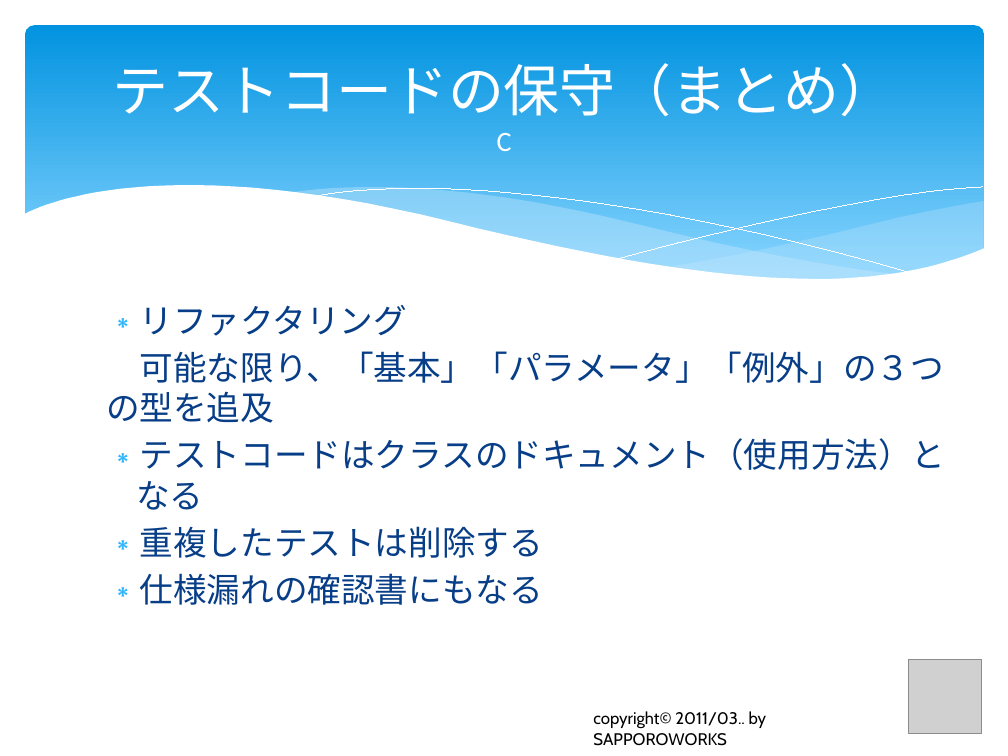
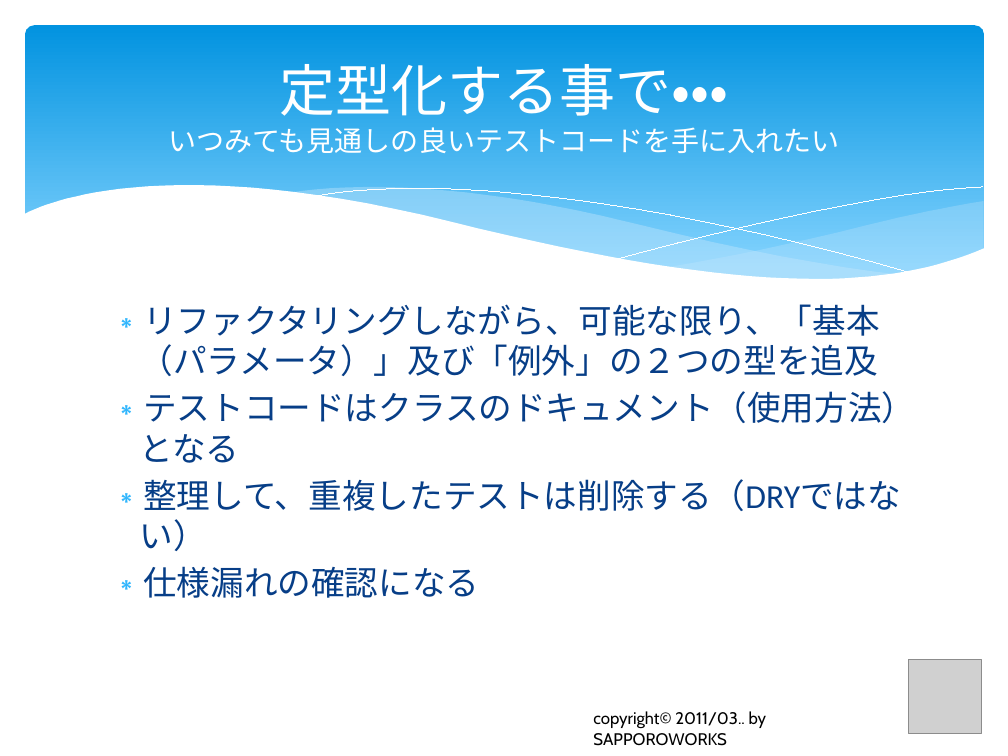
Before and after one commit to furuya02/clrh78, a slide deck: slide 61 of C# から Java へのプログラム移植で体験したTDDの効果は？.pptx (slide 66 before the commit). Drawn at 1008x756 pixels with LibreOffice and Linux fonts; fonts in the diff are those of the drawing; grey boxes stand for pictures. Boxes give left, top, right and bottom in pixels: in the first picture for what was removed or moved away, otherwise in the second. Text is boxed around its words. In the diff, an @@ line names an element or a change of style, - is before the commit and + after.

Commit message:
2013.01.14 0940

```diff
--- a/C# から Java へのプログラム移植で体験したTDDの効果は？.pptx
+++ b/C# から Java へのプログラム移植で体験したTDDの効果は？.pptx
@@ title at [168, 64, 840, 153]: text changed; size 40 to 20 pt @@
-テストコードの保守（まとめ）
-C
+定型化する事で・・・
+いつみても見通しの良いテストコードを手に入れたい
@@ text at [140, 304, 880, 376]: text changed @@
-∗ リファクタリング
-可能な限り、「基本」「パラメータ」「例外」の３つの型を追及
+∗ リファクタリングしながら、可能な限り、「基本（パラメータ）」及び「例外」の２つの型を追及
@@ text at [143, 479, 901, 598]: text changed @@
-∗ 重複したテストは削除する
-∗ 仕様漏れの確認書にもなる
+∗ 整理して、重複したテストは削除する（DRYではない）
+∗ 仕様漏れの確認になる
```
Also in this commit, not shown: 12 other slides changed, 6 slides added, 1 slide removed.
